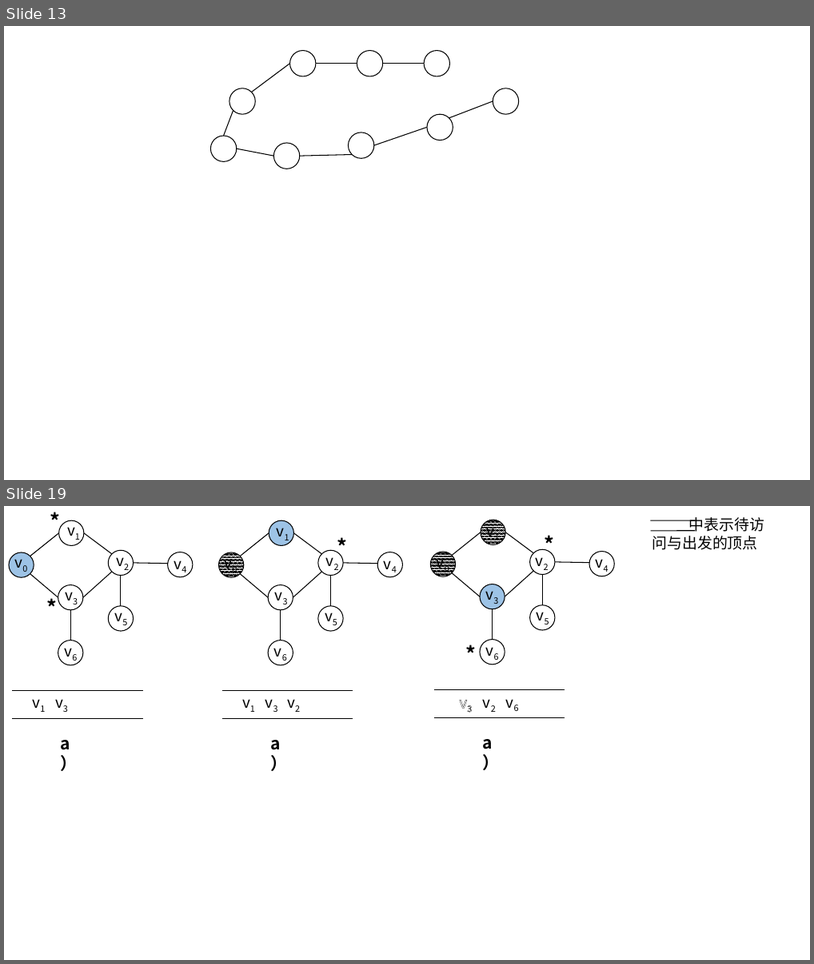
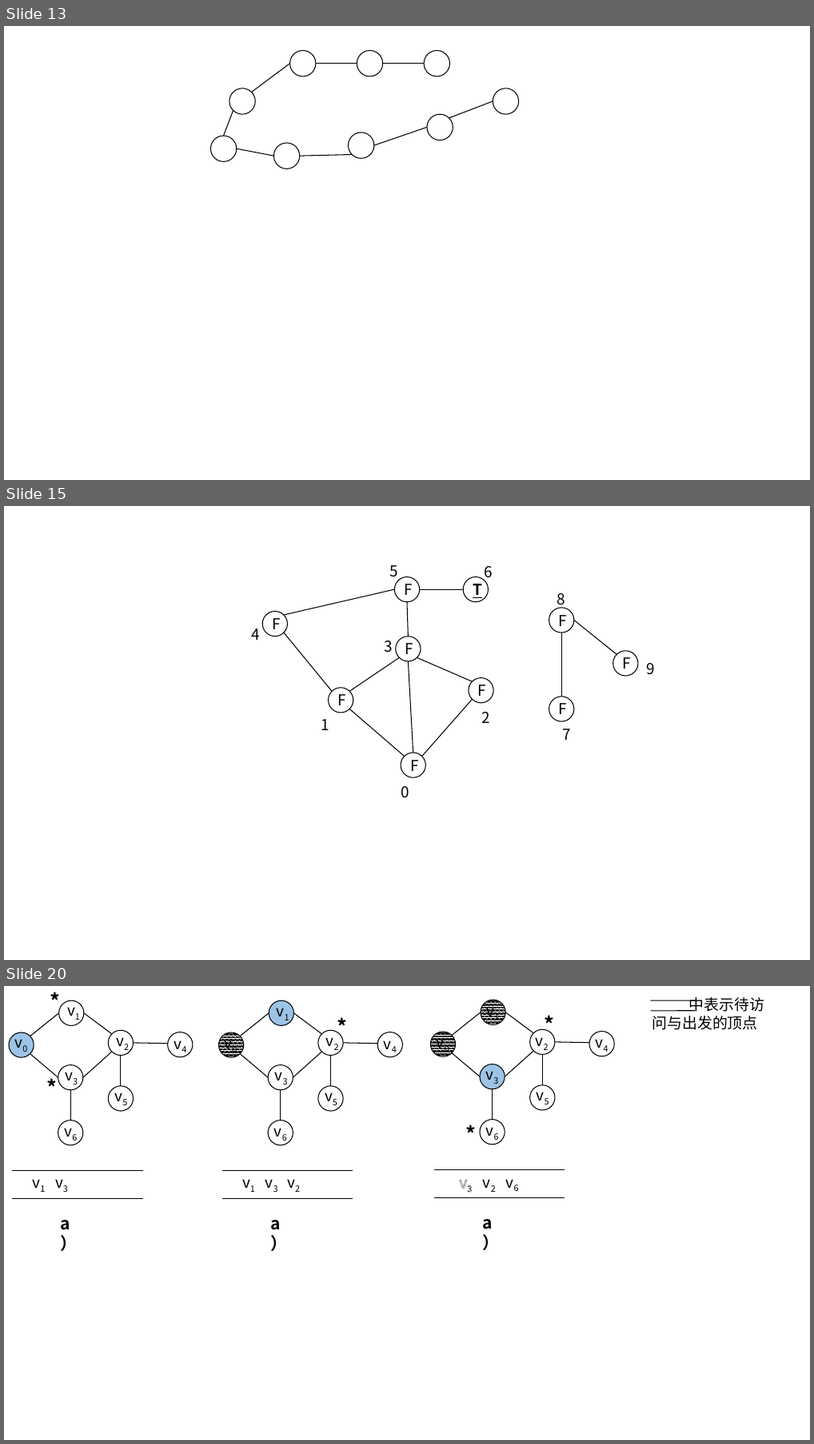
Before and after one commit to CoreLoop163/CoreLoopBooks, a slide deck: data_structure/assets/pics_and_ppts/ch5/画图用、.pptx. Shown one above the other, each under a label of ours: slides 13 and 19 before the commit, slides 13, 15 and 20 after it; the slides between them are not shown. The pictures are 814x964 and 814x1444 pixels, drawn with LibreOffice and Linux fonts; fonts in the diff are those of the drawing. Boxes give left, top, right and bottom in pixels: in the first picture for what was removed or moved away, otherwise in the second. Text is boxed around its words. In the diff, an @@ line names an element or a change of style, - is before the commit and + after.

```diff
--- a/data_structure/assets/pics_and_ppts/ch5/画图用、.pptx
+++ b/data_structure/assets/pics_and_ppts/ch5/画图用、.pptx
@@ slide 15 added at bbox=[4, 506, 810, 960], background #FFFFFF @@
@@ text added at bbox=[390, 565, 398, 580], 18 pt, text #000000 @@
+5
@@ ellipse added at bbox=[394, 576, 420, 601], fill #FFFFFF, outline #000000 1 pt, 18 pt, text #000000 @@
+F
@@ ellipse added at bbox=[464, 576, 489, 601], fill #FFFFFF, outline #000000 1 pt, 18 pt, text #000000, bold, underline @@
+T
@@ text added at bbox=[484, 566, 492, 582], 18 pt, text #000000 @@
+6
@@ line added from (284, 615) to (394, 589), #000000 1 pt @@
@@ line added from (408, 636) to (407, 601), #000000 1 pt @@
@@ line added from (464, 589) to (420, 589), #000000 1 pt @@
@@ text added at bbox=[558, 593, 566, 609], 18 pt, text #000000 @@
+8
@@ ellipse added at bbox=[263, 612, 288, 636], fill #FFFFFF, outline #000000 1 pt, 18 pt, text #000000 @@
+F
@@ ellipse added at bbox=[550, 608, 574, 632], fill #FFFFFF, outline #000000 1 pt, 18 pt, text #000000 @@
+F
@@ line added from (618, 654) to (574, 620), #000000 1 pt @@
@@ text added at bbox=[251, 628, 259, 640], 18 pt, text #000000 @@
+4
@@ line added from (284, 632) to (332, 691), #000000 1 pt @@
@@ text added at bbox=[385, 640, 393, 652], 18 pt, text #000000 @@
+3
@@ ellipse added at bbox=[396, 636, 421, 661], fill #FFFFFF, outline #000000 1 pt, 18 pt, text #000000 @@
+F
@@ line added from (562, 696) to (562, 632), #000000 1 pt @@
@@ line added from (400, 658) to (350, 691), #000000 1 pt @@
@@ line added from (408, 661) to (414, 752), #000000 1 pt @@
@@ line added from (417, 658) to (472, 681), #000000 1 pt @@
@@ ellipse added at bbox=[614, 651, 638, 676], fill #FFFFFF, outline #000000 1 pt, 18 pt, text #000000 @@
+F
@@ text added at bbox=[647, 663, 655, 675], 18 pt, text #000000 @@
+9
@@ ellipse added at bbox=[328, 688, 353, 712], fill #FFFFFF, outline #000000 1 pt, 18 pt, text #000000 @@
+F
@@ ellipse added at bbox=[469, 678, 494, 703], fill #FFFFFF, outline #000000 1 pt, 18 pt, text #000000 @@
+F
@@ ellipse added at bbox=[550, 696, 574, 721], fill #FFFFFF, outline #000000 1 pt, 18 pt, text #000000 @@
+F
@@ text added at bbox=[321, 719, 329, 730], 18 pt, text #000000 @@
+1
@@ line added from (405, 756) to (350, 708), #000000 1 pt @@
@@ line added from (472, 699) to (422, 756), #000000 1 pt @@
@@ text added at bbox=[482, 712, 490, 723], 18 pt, text #000000 @@
+2
@@ text added at bbox=[562, 728, 570, 740], 18 pt, text #000000 @@
+7
@@ ellipse added at bbox=[401, 752, 426, 777], fill #FFFFFF, outline #000000 1 pt, 18 pt, text #000000 @@
+F
@@ text added at bbox=[401, 786, 409, 798], 18 pt, text #000000 @@
+0
@@ what was slide 19 is now slide 20 @@
```
Also in this commit, not shown: 1 slide changed, 2 other slides added, 2 slides removed, 41 other files.
